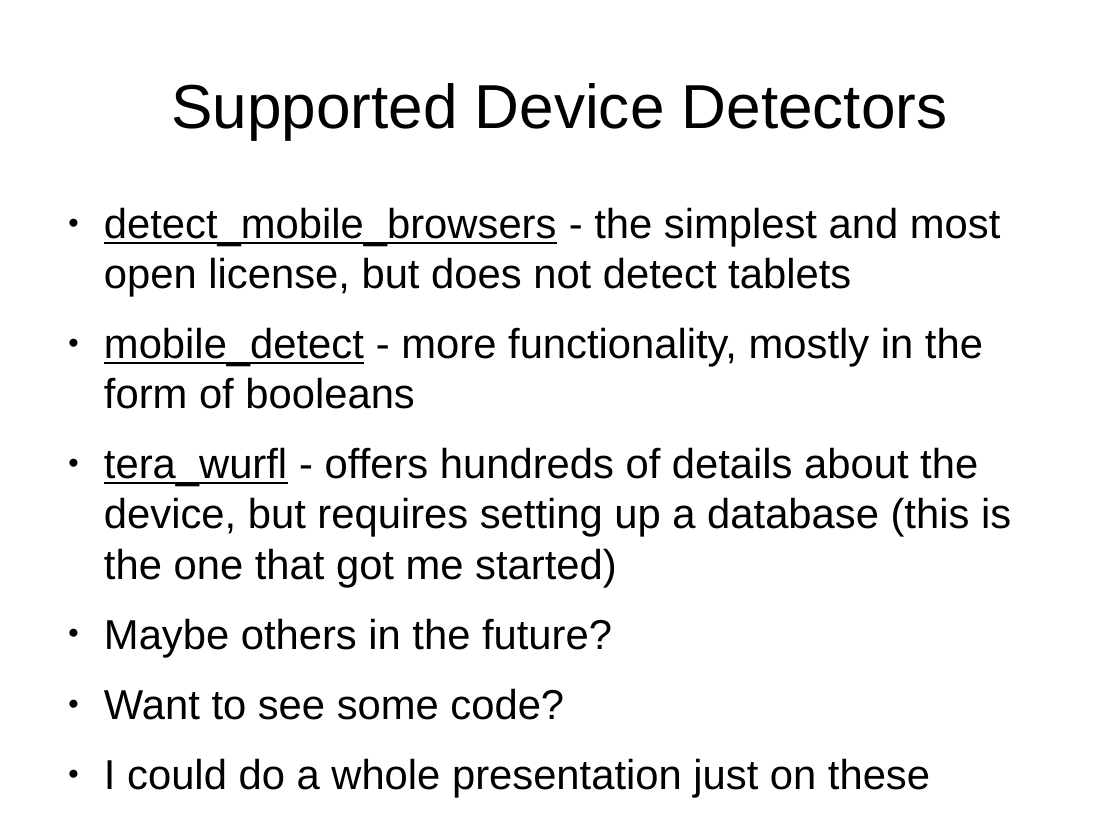
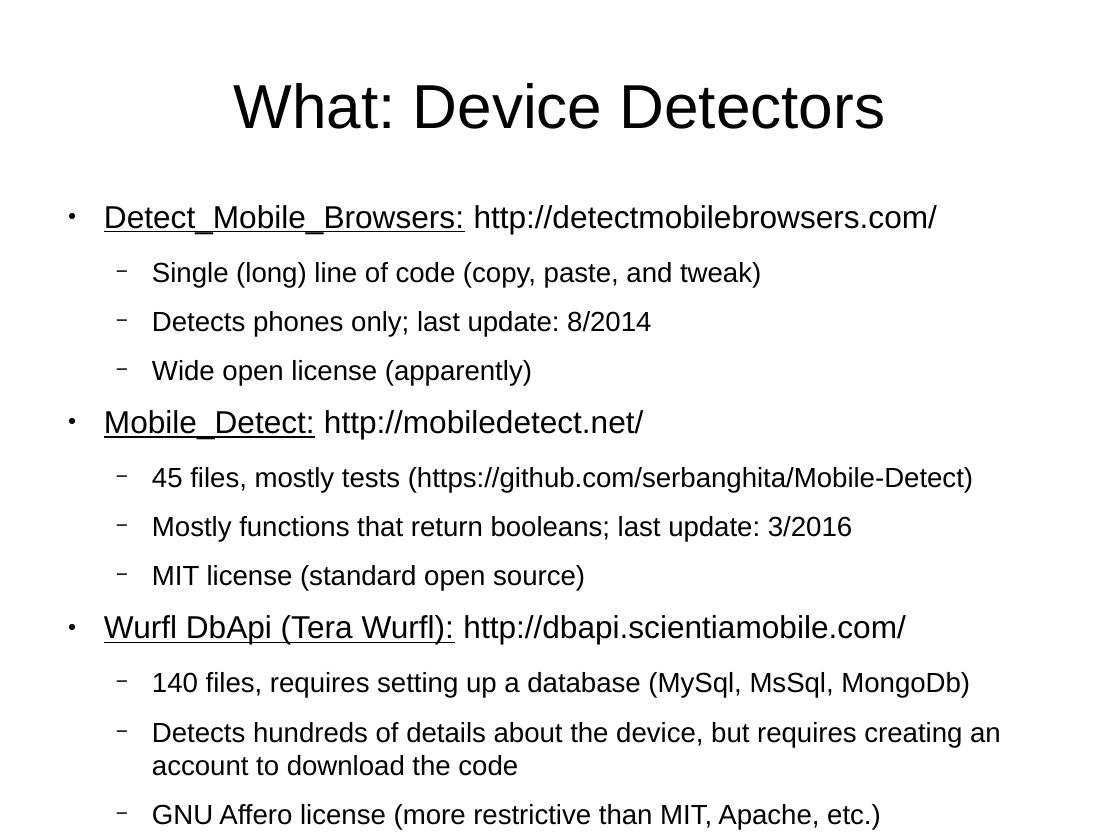
Before and after one commit to tomwhartung/jmws_accoutrements, a slide deck: slide 5 of presentations/2016_04-AWD_in_PHP_CMSes/AWD_in_PHP_CMSes-slides.odp (slide 12 before the commit). Drawn at 1120x840 pixels with LibreOffice and Linux fonts; fonts in the diff are those of the drawing. Boxes give left, top, right and bottom in pixels: in the first picture for what was removed or moved away, otherwise in the second. Text is boxed around its words. In the diff, an @@ line names an element or a change of style, - is before the commit and + after.

Commit message:
Working on "What." Libre Office Impress offers only one level of undo, so there may be a lot of checkins today.

```diff
--- a/presentations/2016_04-AWD_in_PHP_CMSes/AWD_in_PHP_CMSes-slides.odp
+++ b/presentations/2016_04-AWD_in_PHP_CMSes/AWD_in_PHP_CMSes-slides.odp
@@ title at box(234, 83, 885, 129): text changed @@
-Supported Device Detectors
+What: Device Detectors
@@ text at box(104, 205, 1001, 829): text changed; size 29.6 to 19.6 pt @@
-● detect_mobile_browsers - the simplest and most open license, but does not detect tablets
-● mobile_detect - more functionality, mostly in the form of booleans
-● tera_wurfl - offers hundreds of details about the device, but requires setting up a database (this is the one that got me started)
-● Maybe others in the future?
-● Want to see some code?
-● I could do a whole presentation just on these
+● Detect_Mobile_Browsers: http://detectmobilebrowsers.com/
+  − Single (long) line of code (copy, paste, and tweak)
+  − Detects phones only; last update: 8/2014
+  − Wide open license (apparently)
+● Mobile_Detect: http://mobiledetect.net/
+  − 45 files, mostly tests (https://github.com/serbanghita/Mobile-Detect)
+  − Mostly functions that return booleans; last update: 3/2016
+  − MIT license (standard open source)
+● Wurfl DbApi (Tera Wurfl): http://dbapi.scientiamobile.com/
+  − 140 files, requires setting up a database (MySql, MsSql, MongoDb)
+  − Detects hundreds of details about the device, but requires creating an account to download the code
+  − GNU Affero license (more restrictive than MIT, Apache, etc.)
```
Also in this commit, not shown: 2 other slides changed.
